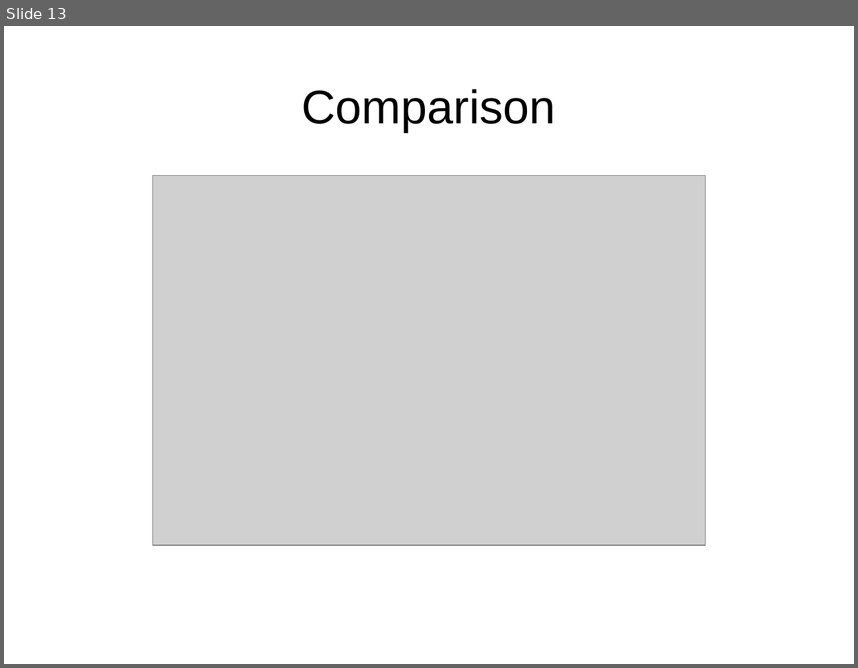
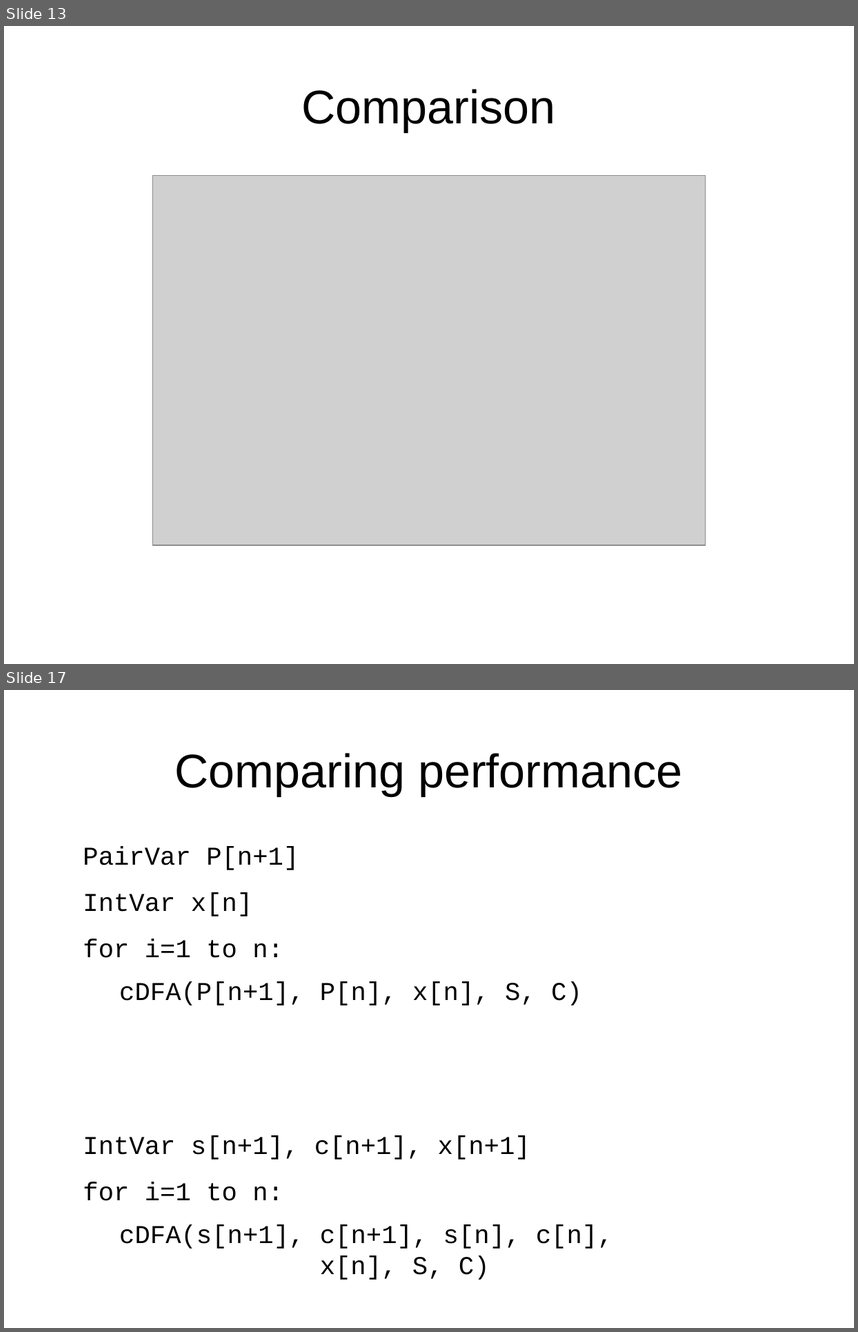
Before and after one commit to klutt/gecode-tuples, a slide deck: doc/presentation.odp. Shown one above the other, each under a label of ours: slide 13 before the commit, slides 13 and 17 after it; the slides between them are not shown. The pictures are 858x668 and 858x1332 pixels, drawn with LibreOffice and Linux fonts; fonts in the diff are those of the drawing; grey boxes stand for pictures. Boxes give left, top, right and bottom in pixels: in the first picture for what was removed or moved away, otherwise in the second. Text is boxed around its words. In the diff, an @@ line names an element or a change of style, - is before the commit and + after.

```diff
--- a/doc/presentation.odp
+++ b/doc/presentation.odp
@@ slide 17 added at bbox=[4, 690, 854, 1328], background #FFFFFF @@
@@ title added at bbox=[174, 753, 682, 796], 44 pt, text #000000 @@
+Comparing performance
@@ text added at bbox=[83, 847, 613, 1279], 24.1 pt, text #000000 @@
+PairVar P[n+1]
+IntVar x[n]
+for i=1 to n:
+  cDFA(P[n+1], P[n], x[n], S, C)
+IntVar s[n+1], c[n+1], x[n+1]
+for i=1 to n:
+  cDFA(s[n+1], c[n+1], s[n], c[n],
+  x[n], S, C)
```
Also in this commit, not shown: 10 other slides added, 5 other files.
